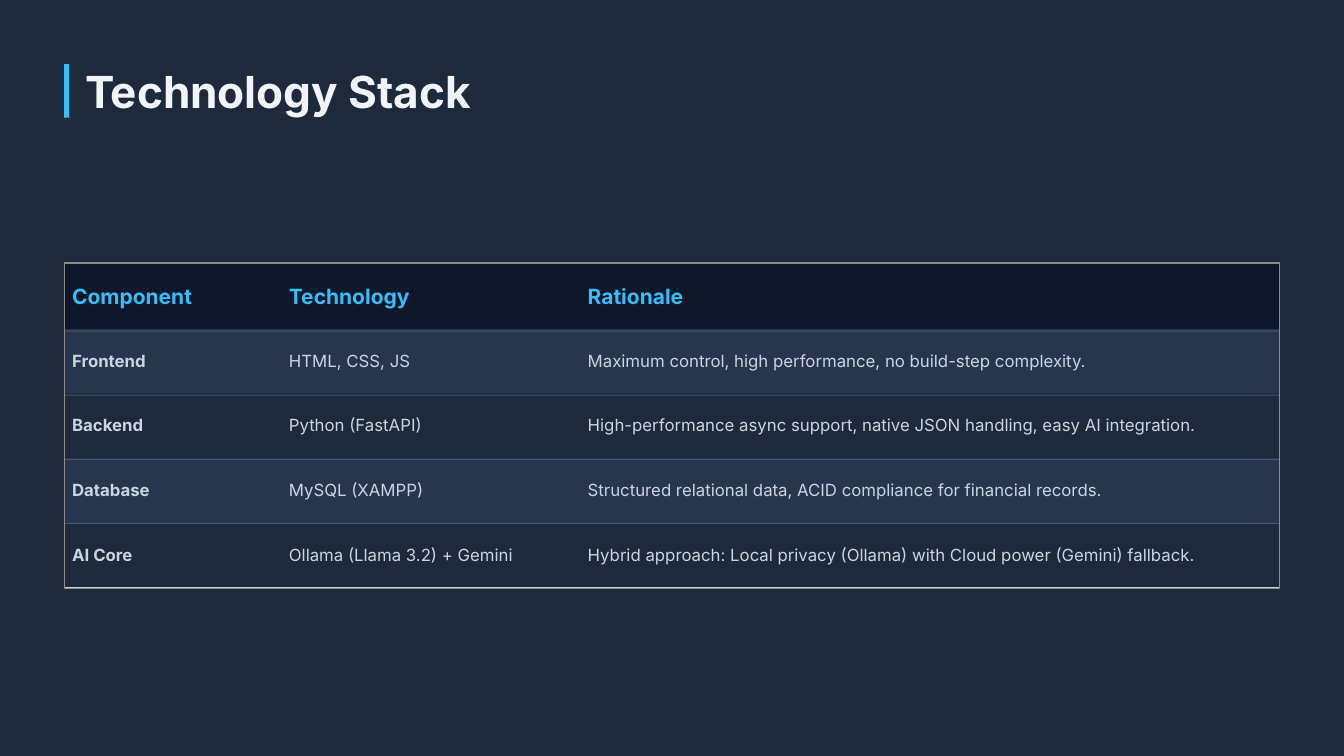
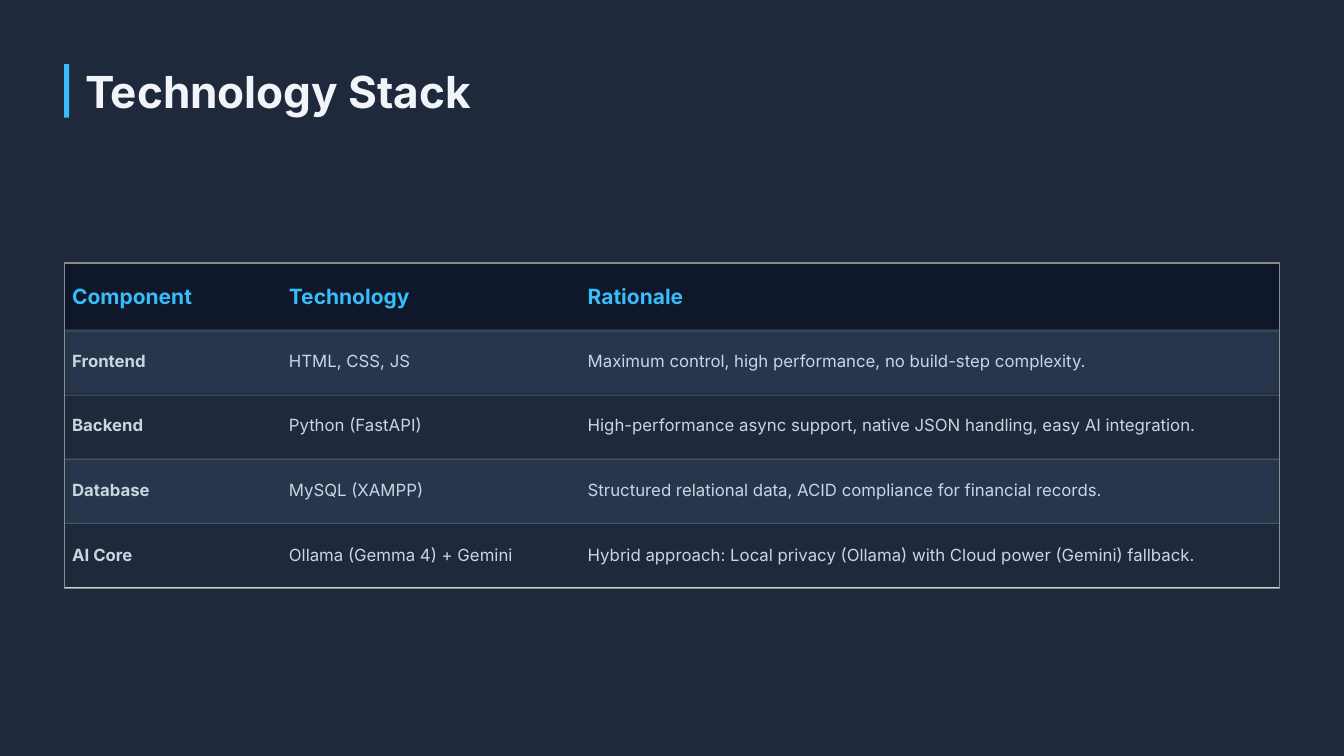
Before and after one commit to NALIBAK/management-system, a slide deck: slide 4 of PPT/College Management System Architecture.pptx. Drawn at 1344x756 pixels with LibreOffice and Linux fonts; fonts in the diff are those of the drawing; grey boxes stand for pictures; background and template pictures are left out. Boxes give left, top, right and bottom in pixels: in the first picture for what was removed or moved away, otherwise in the second. Text is boxed around its words. In the diff, an @@ line names an element or a change of style, - is before the commit and + after.

```diff
--- a/PPT/College Management System Architecture.pptx
+++ b/PPT/College Management System Architecture.pptx
@@ table at (66,264,1279,588) @@
-row 5, column 2: Ollama (Llama 3.2) + Gemini
+row 5, column 2: Ollama (Gemma 4) + Gemini
```
Also in this commit, not shown: 1 other slide changed, 1 slide added, 1 other file.
